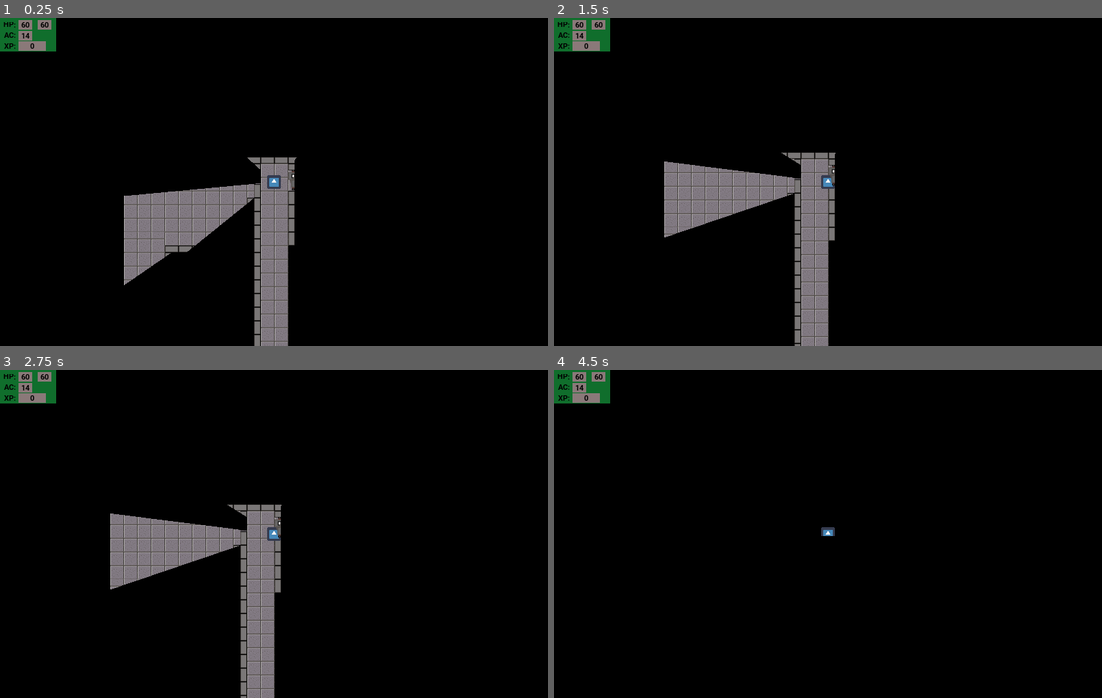
Above: before the commit, frames 1-4 (two rows, left to right).
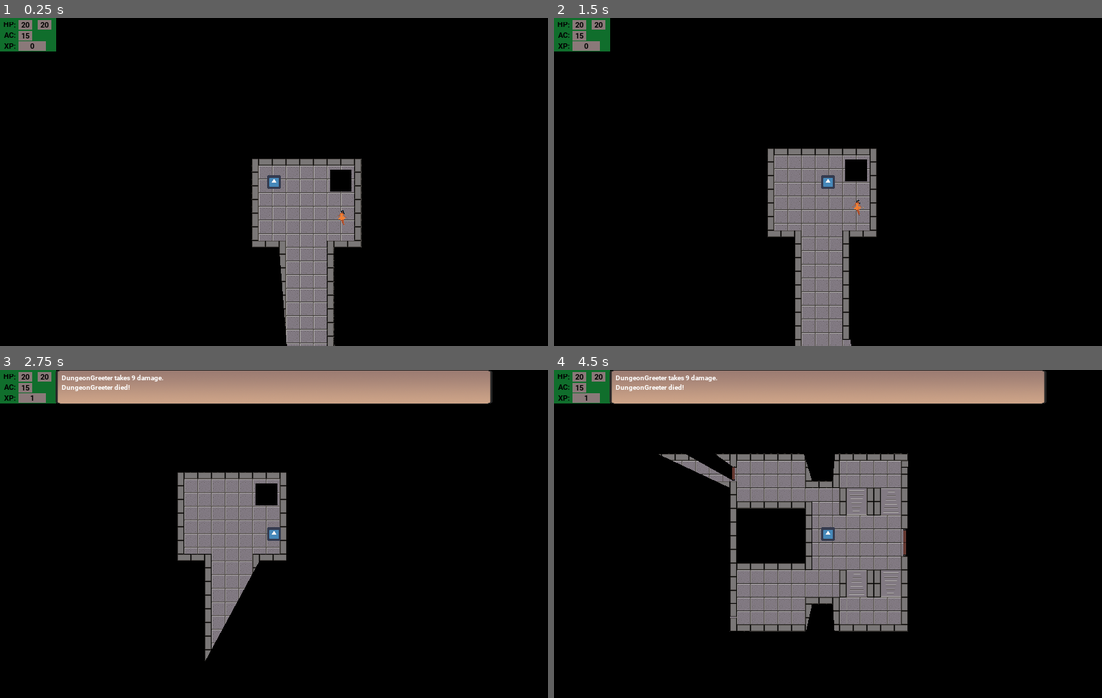
Above: after the commit, the same moments.

Repository: crpalmer/tile-game
Game: Godot game, scene res://GameEngine/Main.tscn
Two runs of this game, one before a commit and one after it. Both use one fixed random seed, a clock stepped at 60 frames per second and the inputs below. Before the commit the project starts from res://RedbrandHideout/RedbrandHideout.tscn. The engine's default icon, where the game draws it, is replaced by a stand-in: a white triangle on a blue panel in a dark square.
Inputs:
- Up to frame 1 (0.25 s): no input
- Up to frame 2 (1.5 s): tap Enter at 0.5 s; hold Right (right) 0.53-1.28 s; hold A (attack) 0.53-1.28 s; hold Down (down) from 1.28 s (still down); tap U (use) at 1.35 s
- Up to frame 3 (2.75 s): release Down (down) at 2.03 s; hold Right (right) from 2.03 s (still down); hold A (attack) from 2.03 s (still down)
- Up to frame 4 (4.5 s): release Right (right) at 2.78 s; release A (attack) at 2.78 s; hold Up (up) 2.78-3.53 s; tap U (use) at 2.85, 4.35 s; hold A (attack) 3.53-4.28 s; hold Left (left) from 3.53 s (still down)

The runs differ from the first frame. In frame 1, 12% of the frame differs, in the area x 3-66%, y 1-100%; in frame 2, 8.6%; in frame 3, 18%; in frame 4, 23%, in the area x 3-90%, y 0-80%.

Commit message:
Allow the player to move between scenes via a Portal object

Diff:
--- a/Dungeon/Dungeon.tscn
+++ b/Dungeon/Dungeon.tscn
@@ -1,11 +1,10 @@
-[gd_scene load_steps=18 format=2]
+[gd_scene load_steps=21 format=2]
 
-[ext_resource path="res://GameEngine/Actors/Player.tscn" type="PackedScene" id=1]
+[ext_resource path="res://GameEngine/Objects/Portal.tscn" type="PackedScene" id=1]
 [ext_resource path="res://Dungeon/Dungeon.gd" type="Script" id=2]
 [ext_resource path="res://Dungeon/DungeonGreeter.tscn" type="PackedScene" id=3]
 [ext_resource path="res://Dungeon/Orc.tscn" type="PackedScene" id=4]
 [ext_resource path="res://Dungeon/NewGuy.tscn" type="PackedScene" id=5]
-[ext_resource path="res://GameEngine/Actors/Player.gd" type="Script" id=6]
 [ext_resource path="res://tileset-simple.png" type="Texture" id=7]
 [ext_resource path="res://Dungeon/OwlBear.tscn" type="PackedScene" id=8]
 
@@ -109,6 +108,16 @@
 width = 256
 curve = SubResource( 87 )
 
+[sub_resource type="CircleShape2D" id=88]
+radius = 27.074
+
+[sub_resource type="GradientTexture2D" id=89]
+
+[sub_resource type="Gradient" id=90]
+
+[sub_resource type="GradientTexture2D" id=91]
+gradient = SubResource( 90 )
+
 [node name="Dongeon" type="Node2D"]
 position = Vector2( -2, -1 )
 script = ExtResource( 2 )
@@ -130,10 +139,6 @@
 texture = SubResource( 75 )
 shadow_enabled = true
 
-[node name="Player" parent="." instance=ExtResource( 1 )]
-position = Vector2( -1, 138 )
-script = ExtResource( 6 )
-
 [node name="DungeonGreeter" parent="." instance=ExtResource( 3 )]
 position = Vector2( 85, 60 )
 display_name = "Bob"
@@ -147,3 +152,19 @@
 
 [node name="Orc" parent="." instance=ExtResource( 4 )]
 position = Vector2( 215, -156 )
+
+[node name="entrance" type="Node2D" parent="."]
+position = Vector2( -76, -25 )
+
+[node name="exit_to_redbrand" parent="." instance=ExtResource( 1 )]
+position = Vector2( 80, -28 )
+scene = "res://RedbrandHideout/RedbrandHideout.tscn"
+entry_point = "entry_from_dungeon"
+
+[node name="CollisionShape2D" type="CollisionShape2D" parent="exit_to_redbrand"]
+shape = SubResource( 88 )
+
+[node name="Sprite" type="Sprite" parent="exit_to_redbrand"]
+scale = Vector2( 0.796875, 0.796875 )
+texture = SubResource( 89 )
+normal_map = SubResource( 91 )
--- a/GameEngine/Actors/Actor.gd
+++ b/GameEngine/Actors/Actor.gd
@@ -101,18 +101,16 @@
 
 	if GameState.paused: return
 
-	var can_see_player = player_is_visible()
-
 	if mood == Mood.HOSTILE:
 		if $CloseArea.player_is_in_area: attack(GameState.player)
-		else:
+		elif player_is_visible():
 			var dir:Vector2 = player_position - position
 			if dir.length() > 5:
 				dir /= dir.length()
 				var collision = move_and_collide(dir * delta * speed)
 				if collision and collision.collider != GameState.player:
 					move_and_collide(collision.remainder.length() * collision.normal)
-	elif mood == Mood.NEUTRAL and can_see_player:
+	elif mood == Mood.NEUTRAL and player_is_visible():
 		mood = Mood.HOSTILE
 
 func _process(delta):
--- a/GameEngine/Actors/Player.gd
+++ b/GameEngine/Actors/Player.gd
@@ -4,13 +4,13 @@
 var inventory = []
 var HUD
 
-func _init():
-	randomize()
-	GameState.player = self
+func _ready():
+	enter_current_scene()
 
-func _ready():
+func enter_current_scene():
 	HUD = $Camera2D/HUD
 	HUD.update_player_stats(self)
+	pass
 
 func take_damage(damage:int, from):
 	.take_damage(damage, from)
--- a/GameEngine/Actors/Player.tscn
+++ b/GameEngine/Actors/Player.tscn
@@ -1,16 +1,26 @@
-[gd_scene load_steps=6 format=2]
+[gd_scene load_steps=7 format=2]
 
 [ext_resource path="res://icon.png" type="Texture" id=1]
 [ext_resource path="res://Dungeon/images/circle-128.png" type="Texture" id=2]
 [ext_resource path="res://GameEngine/Actors/Actor.tscn" type="PackedScene" id=3]
 [ext_resource path="res://GameEngine/HUD/HUD.tscn" type="PackedScene" id=4]
+[ext_resource path="res://GameEngine/Actors/Player.gd" type="Script" id=5]
 
 [sub_resource type="CircleShape2D" id=1]
 
 [node name="Player" instance=ExtResource( 3 )]
-ac = 14
-hp = 60
-max_hp = 60
+z_index = 1
+script = ExtResource( 5 )
+ac = 15
+hp = 20
+max_hp = 20
+to_hit_modifiers = 5
+damage_dice = {
+"d": 8,
+"n": 1,
+"plus": 1
+}
+xp_value = 0
 
 [node name="Camera2D" type="Camera2D" parent="." index="0"]
 current = true
--- a/GameEngine/GameState.gd
+++ b/GameEngine/GameState.gd
@@ -3,6 +3,7 @@
 var object_state = {}
 var player
 var paused = false
+var place_player_at
 
 func get(object_name:String, element_name = null):
 	if not object_state.has(object_name):
@@ -18,3 +19,17 @@
 
 func resume():
 	paused = false
+
+func enter_scene(scene:String, entry_point:String):
+	get_tree().current_scene.remove_child(player)
+	get_tree().change_scene(scene)
+	place_player_at = entry_point
+
+func _process(_delta):
+	if place_player_at:
+		var scene = get_tree().current_scene
+		var entry_node = scene.get_node(place_player_at)
+		player.position = entry_node.position
+		scene.add_child(player)
+		player.enter_current_scene()
+		place_player_at = null
--- /dev/null
+++ b/GameEngine/Main.gd
@@ -0,0 +1,9 @@
+extends Node2D
+
+export var scene:String
+export var entry_point:String
+
+func _ready():
+	GameState.player = $Player
+	GameState.enter_scene(scene, entry_point)
+	var level = load(filename)
--- /dev/null
+++ b/GameEngine/Main.tscn
@@ -0,0 +1,11 @@
+[gd_scene load_steps=3 format=2]
+
+[ext_resource path="res://GameEngine/Main.gd" type="Script" id=1]
+[ext_resource path="res://GameEngine/Actors/Player.tscn" type="PackedScene" id=2]
+
+[node name="Main" type="Node2D"]
+script = ExtResource( 1 )
+scene = "res://Dungeon/Dungeon.tscn"
+entry_point = "entrance"
+
+[node name="Player" parent="." instance=ExtResource( 2 )]
--- /dev/null
+++ b/GameEngine/Objects/Portal.gd
@@ -0,0 +1,11 @@
+extends Area2D
+
+export var scene:String
+export var entry_point:String
+
+func _ready():
+	connect("body_entered", self, "body_entered")
+
+func body_entered(body):
+	if body is Player:
+		GameState.enter_scene(scene, entry_point)
--- /dev/null
+++ b/GameEngine/Objects/Portal.tscn
@@ -0,0 +1,6 @@
+[gd_scene load_steps=2 format=2]
+
+[ext_resource path="res://GameEngine/Objects/Portal.gd" type="Script" id=1]
+
+[node name="Portal" type="Area2D"]
+script = ExtResource( 1 )
--- a/RedbrandHideout/RedbrandHideout.tscn
+++ b/RedbrandHideout/RedbrandHideout.tscn
@@ -1,6 +1,6 @@
 [gd_scene load_steps=41 format=2]
 
-[ext_resource path="res://GameEngine/Actors/Player.tscn" type="PackedScene" id=1]
+[ext_resource path="res://GameEngine/Objects/Portal.tscn" type="PackedScene" id=1]
 [ext_resource path="res://tileset-simple.png" type="Texture" id=2]
 [ext_resource path="res://RedbrandHideout/RedbrandHideout.gd" type="Script" id=3]
 [ext_resource path="res://doors.png" type="Texture" id=4]
@@ -8,7 +8,6 @@
 [ext_resource path="res://RedbrandHideout/SecretDoor.tscn" type="PackedScene" id=6]
 [ext_resource path="res://RedbrandHideout/images/SecretDoor.gd" type="Script" id=7]
 [ext_resource path="res://RedbrandHideout/images/Doors.gd" type="Script" id=8]
-[ext_resource path="res://GameEngine/Actors/Player.gd" type="Script" id=9]
 
 [sub_resource type="OccluderPolygon2D" id=102]
 polygon = PoolVector2Array( 0, 0, 16, 0, 16, 16, 0, 16 )
@@ -272,6 +271,9 @@
 closed = false
 polygon = PoolVector2Array( -432, -800, -432, -673 )
 
+[sub_resource type="RectangleShape2D" id=119]
+extents = Vector2( 12, 35.5 )
+
 [node name="RedbrandHideout" type="Node2D"]
 position = Vector2( 0, 2 )
 script = ExtResource( 3 )
@@ -330,6 +332,14 @@
 position = Vector2( -429, -827 )
 is_locked = true
 
-[node name="Player" parent="." instance=ExtResource( 1 )]
-position = Vector2( -481, -824 )
-script = ExtResource( 9 )
+[node name="entry_from_dungeon" type="Node2D" parent="."]
+position = Vector2( 135, -19 )
+
+[node name="exit_to_dungeon" parent="." instance=ExtResource( 1 )]
+position = Vector2( 201, -21 )
+scene = "res://Dungeon/Dungeon.tscn"
+entry_point = "entrance"
+
+[node name="CollisionShape2D" type="CollisionShape2D" parent="exit_to_dungeon"]
+position = Vector2( -2, -0.5 )
+shape = SubResource( 119 )
--- a/project.godot
+++ b/project.godot
@@ -75,7 +75,7 @@
 [application]
 
 config/name="tile-game"
-run/main_scene="res://RedbrandHideout/RedbrandHideout.tscn"
+run/main_scene="res://GameEngine/Main.tscn"
 config/icon="res://icon.png"
 
 [autoload]
